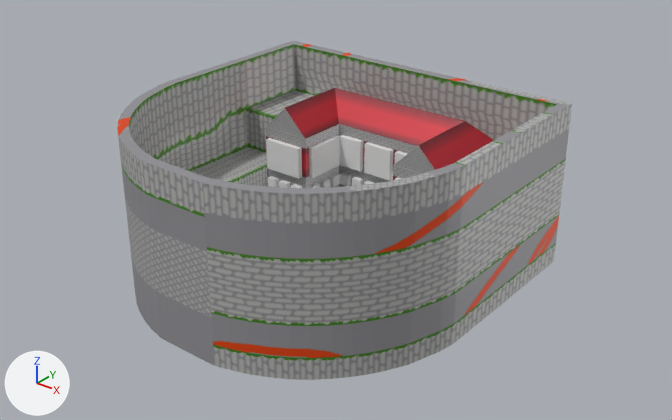
Two versions of the glTF model GodotProject2/models/theater.glb, one commit apart.
One viewpoint serves both versions: a 50 mm lens placed at (9.55, -11.28, 8.37), pointed at (0.51, 0.03, 1.36). Lighting does not change. The marker at lower left points along +X, +Y and +Z. Where no turn or scale is listed for an object, it has been applied to the vertices. Vertices at the same position are counted once.

The first picture shows 'Temple', 'WindowCutouts'.
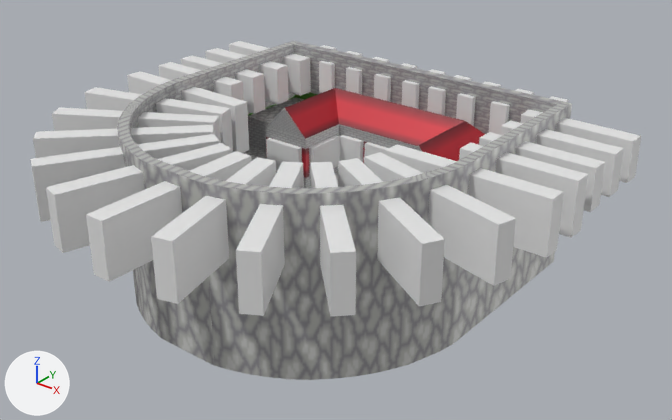
Boxes (x1, y1, x2, y2) around the edits, measured in the pictures (672 x 420 px):
'WindowCutouts', reshaped
    before: (266, 135, 407, 188)
    after: (30, 41, 641, 316)
part 1 of me_cylinder, built on
    before: (207, 61, 295, 153)
    after: (118, 44, 567, 380)
part 2 of me_cylinder, surface changed
    both: (117, 65, 571, 193)
part 3 of me_cube, added
    after: (127, 71, 249, 153)
part 4 of me_cube, added
    after: (86, 151, 252, 282)
part 5 of me_cube, added
    after: (385, 144, 564, 258)
part 6 of me_cube, added
    after: (459, 143, 588, 238)
part 7 of me_cube, added
    after: (158, 62, 244, 101)
part 8 of me_cube, added
    after: (479, 132, 605, 212)
part 9 of me_cube, added
    after: (181, 55, 265, 114)
part 10 of me_cube, added
    after: (500, 120, 624, 197)
part 11 of me_cube, added
    after: (205, 48, 289, 104)
part 12 of me_cube, added
    after: (521, 110, 641, 183)
part 13 of me_cube, added
    after: (229, 41, 311, 96)
part 14 of me_cube, added
    after: (526, 96, 569, 112)
part 15 of me_cube, added
    after: (489, 89, 534, 135)
part 16 of me_cube, added
    after: (456, 81, 501, 126)
part 17 of me_cube, added
    after: (427, 75, 471, 116)
part 18 of me_cube, added
    after: (402, 69, 445, 109)
part 19 of me_cube, added
    after: (374, 63, 417, 102)
part 20 of me_cube, added
    after: (346, 57, 389, 95)
part 21 of me_cube, added
    after: (319, 51, 362, 93)
part 22 of me_cube, added
    after: (30, 87, 516, 316)

The change, as a list of edits to the scene's bpy script:
```text
Change me_cylinder:
    used by ob_temple; location = (0.0, 0.0, 0.0)
    remove me_cylinder.from_pydata(...)  # 642 vertices, 1382 faces; spans x -3.18..3.18, y -3.13..3.2, z -0.1..3.01
    add me_cylinder.from_pydata(...)  # 950 vertices, 2118 faces; spans x -3.18..3.18, y -3.13..3.2, z -0.1..3.01
    me_cylinder part 1: 4 vertices removed from x -3.0..3.0, y 1.0..1.5, z 2.01; 312 vertices added at x -3.18..3.18, y -3.13..3.2, z 1.84..2.82
    me_cylinder part 2: 234 kept faces spanning x -3.18..3.18, y -3.13..3.2, z 0.0..3.01 get new texture (UV) coordinates
Change me_cube:
    used by ob_windowcutouts; location = (0.0, 2.0, 0.9)
    remove me_cube.from_pydata(...)  # 204 vertices, 324 faces; spans x -2.1..2.1, y -1.1..0.1, z -0.1..0.9
    add me_cube.from_pydata(...)  # 444 vertices, 684 faces; spans x -4.54..4.54, y -6.54..1.91, z -0.1..1.92
    me_cube part 3: a new loose piece, a box spanning x -4.54..-1.64, y -2.16..-1.84, z 0.98..1.92
    me_cube part 4: a new loose piece, a box spanning x -0.16..0.16, y -6.54..-3.64, z 0.98..1.92
    me_cube part 5: a new loose piece, a box spanning x 1.64..4.54, y -2.16..-1.84, z 0.98..1.92
    me_cube part 6: a new loose piece, a box spanning x 2.52..4.54, y -1.36..-1.04, z 0.98..1.92
    me_cube part 7: a new loose piece, a box spanning x -4.54..-2.52, y -1.36..-1.04, z 0.98..1.92
    me_cube part 8: a new loose piece, a box spanning x 2.52..4.54, y -0.76..-0.44, z 1.18..1.92
    me_cube part 9: a new loose piece, a box spanning x -4.54..-2.52, y -0.76..-0.44, z 1.18..1.92
    me_cube part 10: a new loose piece, a box spanning x 2.52..4.54, y -0.06..0.26, z 1.18..1.92
    me_cube part 11: a new loose piece, a box spanning x -4.54..-2.52, y -0.06..0.26, z 1.18..1.92
    me_cube part 12: a new loose piece, a box spanning x 2.52..4.54, y 0.64..0.96, z 1.18..1.92
    me_cube part 13: a new loose piece, a box spanning x -4.54..-2.52, y 0.64..0.96, z 1.18..1.92
    me_cube part 14: a new loose piece, a box spanning x 2.47..2.8, y 0.89..1.91, z 1.26..1.9
    me_cube part 15: a new loose piece, a box spanning x 1.77..2.1, y 0.89..1.91, z 1.26..1.9
    me_cube part 16: a new loose piece, a box spanning x 1.07..1.4, y 0.89..1.91, z 1.26..1.9
    me_cube part 17: a new loose piece, a box spanning x 0.43..0.75, y 0.89..1.91, z 1.26..1.9
    me_cube part 18: a new loose piece, a box spanning x -0.16..0.16, y 0.89..1.91, z 1.26..1.9
    me_cube part 19: a new loose piece, a box spanning x -0.83..-0.5, y 0.89..1.91, z 1.26..1.9
    me_cube part 20: a new loose piece, a box spanning x -1.53..-1.2, y 0.89..1.91, z 1.26..1.9
    me_cube part 21: a new loose piece, a box spanning x -2.23..-1.9, y 0.89..1.91, z 1.26..1.9
    me_cube part 22: 80 vertices added at x -4.43..4.43, y -6.43..-2.27, z 0.98..1.92
```
